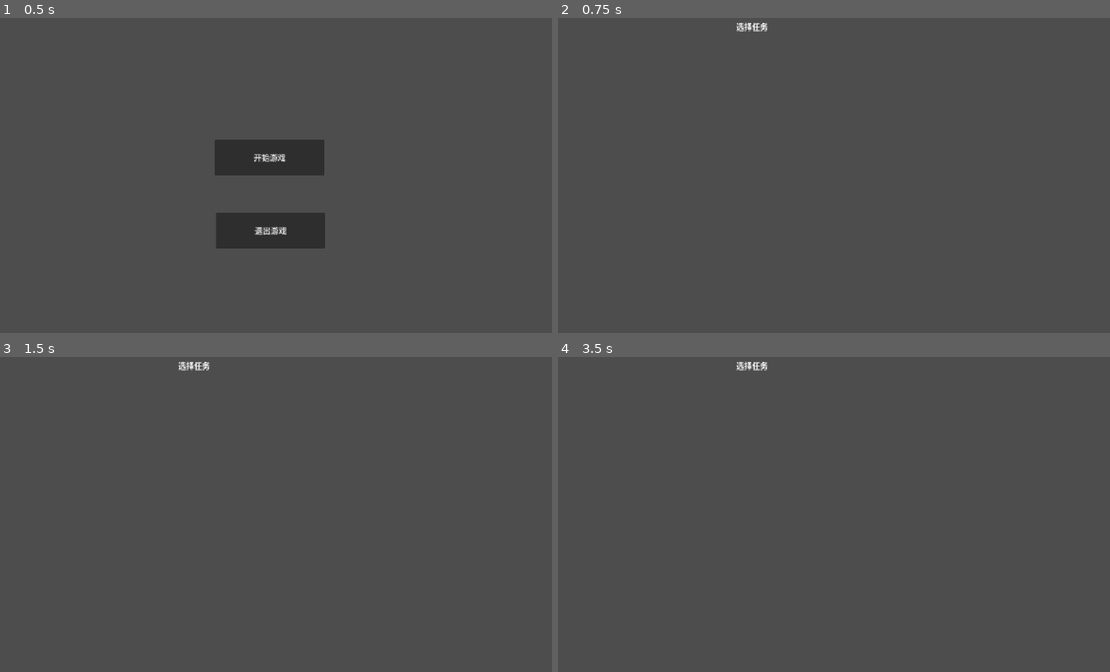
Above: before the commit, frames 1-4 (two rows, left to right).
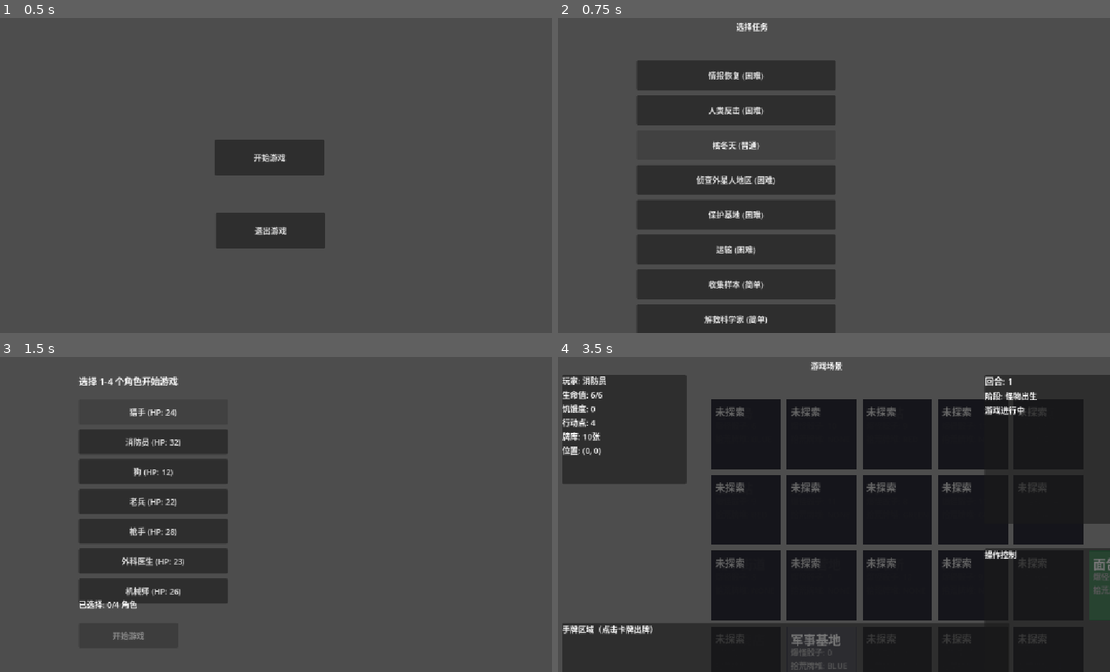
Above: after the commit, the same moments.

Repository: YuliannusYin/MaximumApocalypse
Game: Godot game, scene res://main.tscn
Two runs of this game, one before a commit and one after it. Both use one fixed random seed, a clock stepped at 60 frames per second and the inputs below.
Inputs (mouse positions are in pixels of both pictures, inside the frame that each line leads up to):
- Up to frame 1 (0.5 s): no input
- Up to frame 2 (0.75 s): click "开始游戏" at 0.5 s
- Up to frame 3 (1.5 s): click (176, 413) at 1.25 s, where only the run after the commit has a clickable "情报恢复 (困难)"
- Up to frame 4 (3.5 s): click (712, 410) at 2 s, where only the run after the commit has a clickable "猎手 (HP: 24)"; click (684, 634) at 2.75 s, where only the run after the commit has a clickable "开始游戏"

Frame 1 is identical in both runs. In frame 2, 23% of the frame differs, in the area x 14-51%, y 13-100%; in frame 3, 13%; in frame 4, 69%, in the area x 0-100%, y 1-100%.
Error before the commit: Parse Error: Identifier "GameState" not declared in the current scope. (res://MissionSelect.gd:53)

Commit message:
refactor(mapboard): 重构地块渲染逻辑，合并TileView到MapBoard
1.  将原TileViewPrototype.gd的内部类合并至MapBoard.gd，移除外部脚本依赖
2.  调整地块尺寸为100x100，统一地图渲染配置
3.  新增GameState自动加载，接入地块翻开信号实现迷雾刷新
4.  重构地块创建方法，使用内部类直接初始化地块视图

Diff:
--- a/maximum-apocalypse/MapBoard.gd
+++ b/maximum-apocalypse/MapBoard.gd
@@ -1,4 +1,5 @@
 # MapBoard.gd
+# 地图板管理器 - 包含地块视图(TileView)内部类
 extends Node2D
 
 # --- 配置常量：指定你的资源存放路径 ---
@@ -6,7 +7,7 @@
 const VAN_TILE_PATH = "res://data/blocks/van.tres"
 
 # --- 渲染配置 ---
-@export var tile_size: Vector2 = Vector2(140, 140)  # 方框的长宽
+@export var tile_size: Vector2 = Vector2(100, 100)  # 方框的长宽
 @export var grid_spacing: float = 12.0             # 方框间距
 @export var map_offset: Vector2 = Vector2(350, 100) # 地图偏移（避开UI面板）
 
@@ -15,12 +16,182 @@
 var loaded_templates: Dictionary = {}  # 改为字典，键是地块ID
 var van_template: MapBlockData
 
+# ============================================================
+# 内部类：地块视图 TileView
+# 原 TileViewPrototype.gd 合并至此
+# ============================================================
+class TileView extends Node2D:
+	# --- 局内动态创建的组件引用 ---
+	var bg_rect: ColorRect
+	var border_rect: ColorRect
+	var fog_rect: ColorRect
+	var name_label: Label
+	var info_label: Label
+	var click_button: Button
+	var player_markers_container: VBoxContainer  # 玩家标记容器
+
+	# --- 数据缓存 ---
+	var grid_coordinate: Vector2i
+	var tile_runtime_data: Dictionary
+	var tile_size: Vector2
+
+	## 初始化入口：由 MapBoard 在动态生成节点后直接调用
+	func setup(pos: Vector2i, runtime_data: Dictionary, size: Vector2) -> void:
+		grid_coordinate = pos
+		tile_runtime_data = runtime_data
+		tile_size = size
+		var static_template: MapBlockData = runtime_data["data"]
+
+		# --- 1. 动态生成底色方框 ---
+		bg_rect = ColorRect.new()
+		bg_rect.size = size
+		if static_template.id.contains("van"):
+			bg_rect.color = Color(0.15, 0.45, 0.25) # 面包车使用深森林绿
+		else:
+			bg_rect.color = Color(0.2, 0.2, 0.25)   # 普通地块使用深灰蓝色
+		add_child(bg_rect)
+
+		# --- 2. 动态生成 1 像素宽的内边框（区分格子边界） ---
+		border_rect = ColorRect.new()
+		border_rect.size = size - Vector2(2, 2)
+		border_rect.position = Vector2(1, 1)
+		border_rect.color = bg_rect.color.lightened(0.1) # 边框颜色比背景略亮一点点
+		add_child(border_rect)
+
+		# --- 3. 动态生成地块名字文本 ---
+		name_label = Label.new()
+		name_label.text = static_template.tile_name
+		name_label.position = Vector2(8, 8)
+		name_label.add_theme_color_override("font_color", Color.WHITE)
+		name_label.add_theme_font_size_override("font_size", 25)
+		add_child(name_label)
+
+		# --- 4. 动态生成状态信息文本 ---
+		info_label = Label.new()
+		info_label.position = Vector2(8, 40)
+		info_label.add_theme_color_override("font_color", Color(0.7, 0.7, 0.7))
+		info_label.add_theme_font_size_override("font_size", 16)
+		add_child(info_label)
+		_refresh_info_text() # 填充具体文字内容
+
+		# --- 5. 动态生成迷雾遮罩层 (覆盖在最上方) ---
+		fog_rect = ColorRect.new()
+		fog_rect.size = size
+		fog_rect.color = Color(0.08, 0.08, 0.1, 0.98) # 接近全黑的深色方框代表迷雾
+		add_child(fog_rect)
+
+		# 动态在迷雾上加一行细字提示未探索
+		var fog_label = Label.new()
+		fog_label.text = "未探索"
+		fog_label.position = Vector2(8, 8)
+		fog_label.add_theme_color_override("font_color", Color(0.4, 0.4, 0.4))
+		fog_label.add_theme_font_size_override("font_size", 20)
+		fog_rect.add_child(fog_label)
+
+		# 根据数据的初始状态控制迷雾显隐
+		update_fog_state()
+
+		# --- 6. 动态创建点击按钮（用于玩家移动） ---
+		_create_click_button(size)
+
+		# --- 7. 动态创建玩家标记容器（显示在该地块上的玩家） ---
+		_create_player_markers_container(size)
+
+	## 刷新迷雾层的展示
+	func update_fog_state() -> void:
+		if fog_rect:
+			# 如果数据里被翻开了，迷雾立刻消失，露出底部的名字和数据
+			fog_rect.visible = not tile_runtime_data["is_revealed"]
+
+	## 动态刷新地块内的数据文本提示
+	func _refresh_info_text() -> void:
+		if not info_label: return
+
+		var static_template: MapBlockData = tile_runtime_data["data"]
+
+		# 解析拾荒堆颜色枚举的文本
+		var scav_color_str = "无"
+		if "ScavengeColor" in Enums:
+			scav_color_str = Enums.ScavengeColor.keys()[static_template.scavenge_type]
+
+		# 组装展示文本
+		#var txt = "ID: %s\n" % static_template.id
+		var txt = "爆怪骰子: %s\n" % str(static_template.spawn_values)
+		txt += "拾荒牌堆: %s\n" % scav_color_str
+
+		# 如果局内有怪物，动态追加红字标记
+		if tile_runtime_data["monster_tokens"] > 0:
+			txt += "\n[  怪物数量: %d ]" % tile_runtime_data["monster_tokens"]
+
+		info_label.text = txt
+
+	## 【外部更新接口】当外部修改了怪物数量，调用此函数刷新方框文字
+	func update_monster_display(new_count: int) -> void:
+		tile_runtime_data["monster_tokens"] = new_count
+		_refresh_info_text()
+
+	## 创建透明点击按钮覆盖整个地块
+	func _create_click_button(size: Vector2) -> void:
+		click_button = Button.new()
+		click_button.size = size
+		click_button.position = Vector2(0, 0)
+
+		# 设置为完全透明（不显示按钮样式）
+		click_button.modulate = Color(1, 1, 1, 0.01)  # 最小可见度，确保可点击
+
+		# 接收鼠标点击
+		click_button.mouse_filter = Control.MOUSE_FILTER_STOP
+
+		# 将按钮添加到最后，确保在其他元素之上
+		add_child(click_button)
+
+		# 连接点击信号
+		click_button.pressed.connect(_on_tile_clicked)
+
+	## 点击地块响应
+	func _on_tile_clicked() -> void:
+		print("[TileView] 点击了坐标 %s，地块：%s" % [str(grid_coordinate), name_label.text])
+
+		# 通知父节点 MapBoard 触发移动
+		var map_board = get_parent()
+		if map_board and map_board.has_method("on_tile_clicked"):
+			map_board.on_tile_clicked(grid_coordinate)
+
+	## 创建玩家标记容器
+	func _create_player_markers_container(size: Vector2) -> void:
+		player_markers_container = VBoxContainer.new()
+		player_markers_container.position = Vector2(8, size.y - 30)
+		player_markers_container.size = Vector2(size.x - 16, 20)
+		add_child(player_markers_container)
+
+	## 添加玩家标记
+	func add_player_marker(player_id: String, character_name: String) -> void:
+		var marker_label = Label.new()
+		marker_label.text = "👤 " + character_name
+		marker_label.add_theme_color_override("font_color", Color(0.2, 0.8, 0.3))  # 绿色
+		marker_label.add_theme_font_size_override("font_size", 12)
+		marker_label.name = "player_marker_" + player_id
+		player_markers_container.add_child(marker_label)
+		print("[TileView] 在地块 " + str(grid_coordinate) + " 显示玩家: " + character_name)
+
+	## 清除所有玩家标记
+	func clear_player_markers() -> void:
+		for child in player_markers_container.get_children():
+			child.queue_free()
+
+# ============================================================
+# MapBoard 主类方法
+# ============================================================
+
 func _ready() -> void:
 	print("[MapBoard] 节点已就绪，等待地图初始化...")
 
 	# 预加载所有地块模板
 	_load_all_tile_templates()
 	_load_van_resource()
+
+	# 连接地块翻开的信号
+	GameState.tile_revealed.connect(_on_tile_revealed)
 
 # 预加载所有地块模板到字典中
 func _load_all_tile_templates() -> void:
@@ -111,7 +282,7 @@
 				print("[MapBoard] 起始地块 " + tile_id + " 已翻开")
 
 			GameState.map_grid[pos] = tile_data
-			_create_prototyping_tile(pos, tile_data)
+			_create_tile_view(pos, tile_data)
 
 	# 放置面包车（在边缘）
 	var van_pos = _find_valid_van_position()
@@ -124,14 +295,14 @@
 			"dropped_cards": []
 		}
 		GameState.map_grid[van_pos] = van_data
-		_create_prototyping_tile(van_pos, van_data)
+		_create_tile_view(van_pos, van_data)
 		print("[MapBoard] 面包车放置在: " + str(van_pos))
 
 	print("[MapBoard] 地图生成完成，共 " + str(GameState.map_grid.size()) + " 个地块")
 
-## 纯代码动态组合"方框+文字"地块节点
-func _create_prototyping_tile(grid_pos: Vector2i, runtime_data: Dictionary) -> void:
-	var tile_node = Node2D.new()
+## 动态创建地块视图（使用内部类 TileView）
+func _create_tile_view(grid_pos: Vector2i, runtime_data: Dictionary) -> void:
+	var tile_node = TileView.new()
 	add_child(tile_node)
 
 	# 像素坐标换算（加上偏移量）
@@ -139,8 +310,7 @@
 	var pixel_y = map_offset.y + grid_pos.y * (tile_size.y + grid_spacing)
 	tile_node.position = Vector2(pixel_x, pixel_y)
 
-	# 绑定渲染脚本
-	tile_node.set_script(load("res://TileViewPrototype.gd"))
+	# 初始化地块视图
 	tile_node.setup(grid_pos, runtime_data, tile_size)
 
 	# 存入视图缓存
@@ -197,3 +367,10 @@
 			var tile_view = spawned_tile_views[player_pos]
 			if tile_view.has_method("add_player_marker"):
 				tile_view.add_player_marker(player_id, player.character_name)
+
+# === 地块翻开信号响应 ===
+func _on_tile_revealed(pos: Vector2i) -> void:
+	print("[MapBoard] 收到地块翻开信号: " + str(pos))
+	if spawned_tile_views.has(pos):
+		var tile_view = spawned_tile_views[pos]
+		tile_view.update_fog_state()
--- a/maximum-apocalypse/TileViewPrototype.gd
+++ /dev/null
@@ -1,160 +0,0 @@
-# TileViewPrototype.gd
-extends Node2D
-
-# --- 局内动态创建的组件引用 ---
-var bg_rect: ColorRect
-var border_rect: ColorRect
-var fog_rect: ColorRect
-var name_label: Label
-var info_label: Label
-var click_button: Button
-var player_markers_container: VBoxContainer  # 玩家标记容器
-
-# --- 数据缓存 ---
-var grid_coordinate: Vector2i
-var tile_runtime_data: Dictionary
-var tile_size: Vector2
-
-## 初始化入口：由 MapBoard 在动态生成节点后直接调用
-func setup(pos: Vector2i, runtime_data: Dictionary, size: Vector2) -> void:
-	grid_coordinate = pos
-	tile_runtime_data = runtime_data
-	tile_size = size
-	var static_template: MapBlockData = runtime_data["data"]
-
-	# --- 1. 动态生成底色方框 ---
-	bg_rect = ColorRect.new()
-	bg_rect.size = size
-	if static_template.id.contains("van"):
-		bg_rect.color = Color(0.15, 0.45, 0.25) # 面包车使用深森林绿
-	else:
-		bg_rect.color = Color(0.2, 0.2, 0.25)   # 普通地块使用深灰蓝色
-	add_child(bg_rect)
-
-	# --- 2. 动态生成 1 像素宽的内边框（区分格子边界） ---
-	border_rect = ColorRect.new()
-	border_rect.size = size - Vector2(2, 2)
-	border_rect.position = Vector2(1, 1)
-	border_rect.color = bg_rect.color.lightened(0.1) # 边框颜色比背景略亮一点点
-	add_child(border_rect)
-
-	# --- 3. 动态生成地块名字文本 ---
-	name_label = Label.new()
-	name_label.text = static_template.tile_name
-	name_label.position = Vector2(8, 8)
-	name_label.add_theme_color_override("font_color", Color.WHITE)
-	name_label.add_theme_font_size_override("font_size", 16)
-	add_child(name_label)
-
-	# --- 4. 动态生成状态信息文本 ---
-	info_label = Label.new()
-	info_label.position = Vector2(8, 40)
-	info_label.add_theme_color_override("font_color", Color(0.7, 0.7, 0.7))
-	info_label.add_theme_font_size_override("font_size", 11)
-	add_child(info_label)
-	_refresh_info_text() # 填充具体文字内容
-
-	# --- 5. 动态生成迷雾遮罩层 (覆盖在最上方) ---
-	fog_rect = ColorRect.new()
-	fog_rect.size = size
-	fog_rect.color = Color(0.08, 0.08, 0.1, 0.98) # 接近全黑的深色方框代表迷雾
-	add_child(fog_rect)
-
-	# 动态在迷雾上加一行细字提示未探索
-	var fog_label = Label.new()
-	fog_label.text = "未探索 (%d,%d)" % [pos.x, pos.y]
-	fog_label.position = Vector2(8, size.y - 24)
-	fog_label.add_theme_color_override("font_color", Color(0.4, 0.4, 0.4))
-	fog_label.add_theme_font_size_override("font_size", 10)
-	fog_rect.add_child(fog_label)
-
-	# 根据数据的初始状态控制迷雾显隐
-	update_fog_state()
-
-	# --- 6. 动态创建点击按钮（用于玩家移动） ---
-	_create_click_button(size)
-
-	# --- 7. 动态创建玩家标记容器（显示在该地块上的玩家） ---
-	_create_player_markers_container(size)
-
-## 刷新迷雾层的展示
-func update_fog_state() -> void:
-	if fog_rect:
-		# 如果数据里被翻开了，迷雾立刻消失，露出底部的名字和数据
-		fog_rect.visible = not tile_runtime_data["is_revealed"]
-
-## 动态刷新地块内的数据文本提示
-func _refresh_info_text() -> void:
-	if not info_label: return
-
-	var static_template: MapBlockData = tile_runtime_data["data"]
-
-	# 解析拾荒堆颜色枚举的文本
-	var scav_color_str = "无"
-	if "ScavengeColor" in Enums:
-		scav_color_str = Enums.ScavengeColor.keys()[static_template.scavenge_type]
-
-	# 组装展示文本
-	var txt = "ID: %s\n" % static_template.id
-	txt += "爆怪骰子: %s\n" % str(static_template.spawn_values)
-	txt += "拾荒牌堆: %s\n" % scav_color_str
-
-	# 如果局内有怪物，动态追加红字标记
-	if tile_runtime_data["monster_tokens"] > 0:
-		txt += "\n[ 🔴 怪物数量: %d ]" % tile_runtime_data["monster_tokens"]
-
-	info_label.text = txt
-
-## 【外部更新接口】当外部修改了怪物数量，调用此函数刷新方框文字
-func update_monster_display(new_count: int) -> void:
-	tile_runtime_data["monster_tokens"] = new_count
-	_refresh_info_text()
-
-## 创建透明点击按钮覆盖整个地块
-func _create_click_button(size: Vector2) -> void:
-	click_button = Button.new()
-	click_button.size = size
-	click_button.position = Vector2(0, 0)
-
-	# 设置为完全透明（不显示按钮样式）
-	click_button.modulate = Color(1, 1, 1, 0.01)  # 最小可见度，确保可点击
-
-	# 接收鼠标点击
-	click_button.mouse_filter = Control.MOUSE_FILTER_STOP
-
-	# 将按钮添加到最后，确保在其他元素之上
-	add_child(click_button)
-
-	# 连接点击信号
-	click_button.pressed.connect(_on_tile_clicked)
-
-## 点击地块响应
-func _on_tile_clicked() -> void:
-	print("[TileView] 点击了坐标 %s，地块：%s" % [str(grid_coordinate), name_label.text])
-
-	# 通知父节点 MapBoard 触发移动
-	var map_board = get_parent()
-	if map_board and map_board.has_method("on_tile_clicked"):
-		map_board.on_tile_clicked(grid_coordinate)
-
-## 创建玩家标记容器
-func _create_player_markers_container(size: Vector2) -> void:
-	player_markers_container = VBoxContainer.new()
-	player_markers_container.position = Vector2(8, size.y - 30)
-	player_markers_container.size = Vector2(size.x - 16, 20)
-	add_child(player_markers_container)
-
-## 添加玩家标记
-func add_player_marker(player_id: String, character_name: String) -> void:
-	var marker_label = Label.new()
-	marker_label.text = "👤 " + character_name
-	marker_label.add_theme_color_override("font_color", Color(0.2, 0.8, 0.3))  # 绿色
-	marker_label.add_theme_font_size_override("font_size", 12)
-	marker_label.name = "player_marker_" + player_id
-	player_markers_container.add_child(marker_label)
-	print("[TileView] 在地块 " + str(grid_coordinate) + " 显示玩家: " + character_name)
-
-## 清除所有玩家标记
-func clear_player_markers() -> void:
-	for child in player_markers_container.get_children():
-		child.queue_free()
--- a/maximum-apocalypse/project.godot
+++ b/maximum-apocalypse/project.godot
@@ -18,6 +18,7 @@
 [autoload]
 
 Enums="*uid://buvwmjhq41w3f"
+GameState="*uid://ci33mkua1qnqq"
 
 [display]
 
Not shown, removed: maximum-apocalypse/TileViewPrototype.gd.uid
